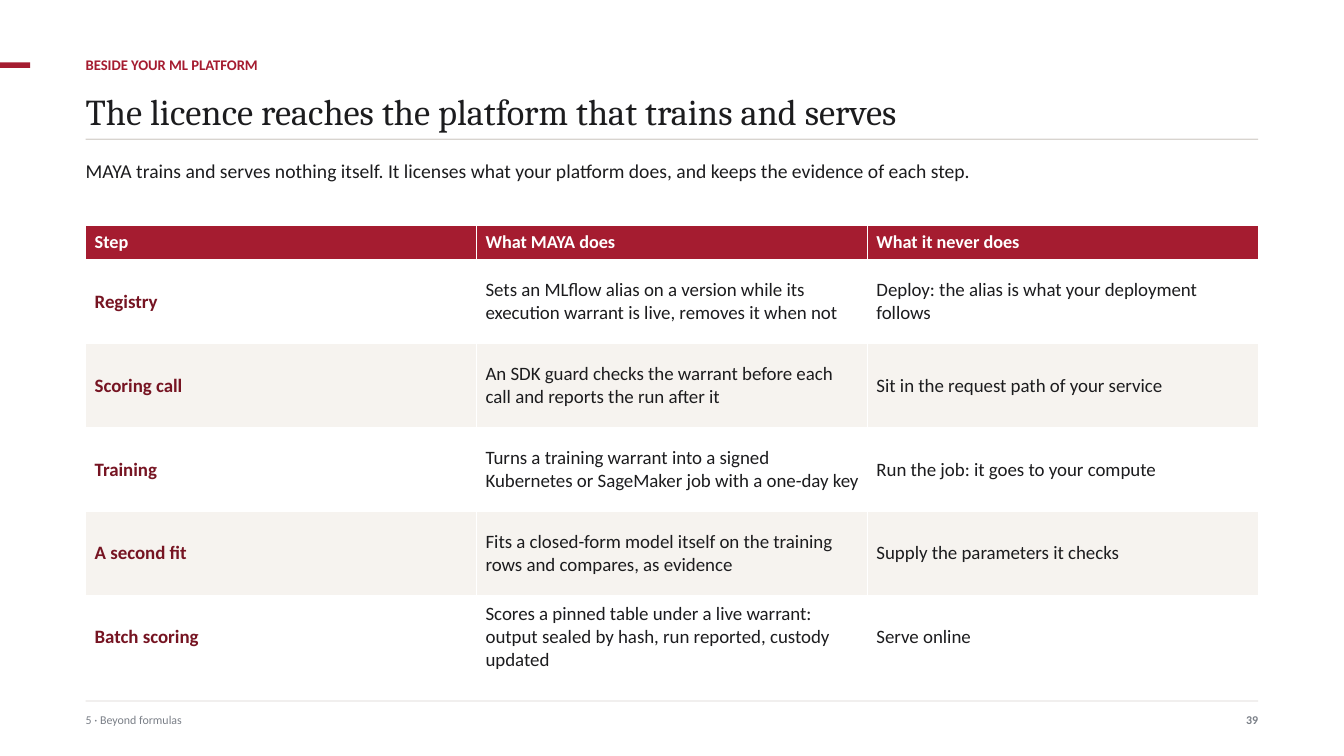
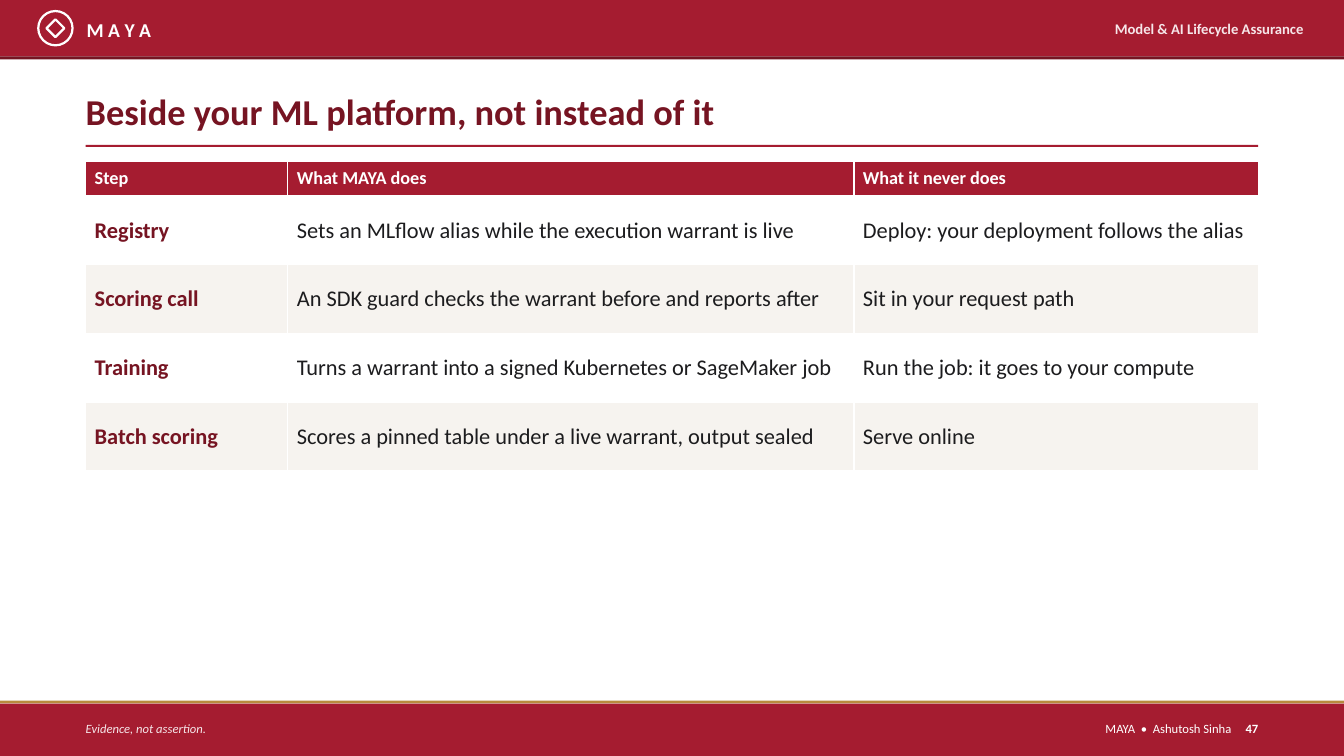
Before and after one commit to ajsinha/maya, a slide deck: slide 47 of docs/publications/MAYA-Model-Management-Formalism-and-System-Design.pptx (slide 39 before the commit). Drawn at 1344x756 pixels with LibreOffice and Linux fonts; fonts in the diff are those of the drawing. Boxes give left, top, right and bottom in pixels: in the first picture for what was removed or moved away, otherwise in the second. Text is boxed around its words. In the diff, an @@ line names an element or a change of style, - is before the commit and + after.

Commit message:
The deck retold as a briefing: TL;DR, ten principles, supervisors' words, architecture, a model's journey, then eight parts with screenshots, worked studies and a graded comparison, in MAYA's crimson; landing page numbers counted from the code

```diff
--- a/docs/publications/MAYA-Model-Management-Formalism-and-System-Design.pptx
+++ b/docs/publications/MAYA-Model-Management-Formalism-and-System-Design.pptx
@@ rectangle added at (x1=0, y1=0, x2=1344, y2=56), fill #A51C30 @@
@@ ellipse added at (x1=38, y1=11, x2=73, y2=45), outline #FFFFFF 1.6 pt @@
@@ diamond added at (x1=46, y1=19, x2=65, y2=37), outline #FFFFFF 1.6 pt @@
@@ text added at (x1=87, y1=24, x2=151, y2=37), 14 pt, text #FFFFFF, bold @@
+M A Y A
@@ text added at (x1=1115, y1=23, x2=1304, y2=37), 10.5 pt, text #F6E6E9, bold @@
+Model & AI Lifecycle Assurance
@@ rectangle added at (x1=0, y1=56, x2=1344, y2=59), fill #761422 @@
@@ rectangle removed at (x1=0, y1=63, x2=30, y2=69) @@
@@ text at (x1=86, y1=99, x2=715, y2=131): text changed; size 10.5 to 26 pt; text colour #A51C30 to #761422 @@
-BESIDE YOUR ML PLATFORM
+Beside your ML platform, not instead of it
@@ text removed at (x1=86, y1=99, x2=896, y2=133) @@
-The licence reaches the platform that trains and serves
@@ rectangle moved from (x1=86, y1=139, x2=1258, y2=140) to (x1=86, y1=145, x2=1258, y2=147) @@
@@ rectangle at (x1=86, y1=145, x2=1258, y2=147): fill #D8D4CF to #A51C30 @@
@@ table at (x1=86, y1=161, x2=1259, y2=472) @@
-row 2: Registry | Sets an MLflow alias on a version while its execution warrant is live, removes it when not | Deploy: the alias is what your deployment follows
-row 3: Scoring call | An SDK guard checks the warrant before each call and reports the run after it | Sit in the request path of your service
-row 4: Training | Turns a training warrant into a signed Kubernetes or SageMaker job with a one-day key | Run the job: it goes to your compute
-row 5: A second fit | Fits a closed-form model itself on the training rows and compares, as evidence | Supply the parameters it checks
-row 6: Batch scoring | Scores a pinned table under a live warrant: output sealed by hash, run reported, custody updated | Serve online
+row 2: Registry | Sets an MLflow alias while the execution warrant is live | Deploy: your deployment follows the alias
+row 3: Scoring call | An SDK guard checks the warrant before and reports after | Sit in your request path
+row 4: Training | Turns a warrant into a signed Kubernetes or SageMaker job | Run the job: it goes to your compute
+row 5: Batch scoring | Scores a pinned table under a live warrant, output sealed | Serve online
@@ table resized from (x1=86, y1=225, x2=1259, y2=680) to (x1=86, y1=161, x2=1259, y2=472) @@
@@ text removed at (x1=86, y1=164, x2=970, y2=182) @@
-MAYA trains and serves nothing itself. It licenses what your platform does, and keeps the evidence of each step.
@@ rectangle resized from (x1=86, y1=701, x2=1258, y2=702) to (x1=0, y1=701, x2=1344, y2=704) @@
@@ rectangle at (x1=0, y1=701, x2=1344, y2=704): fill #D8D4CF to #B88B3D @@
@@ rectangle added at (x1=0, y1=704, x2=1344, y2=756), fill #A51C30 @@
@@ text removed at (x1=86, y1=716, x2=182, y2=726) @@
-5 · Beyond formulas
@@ text removed at (x1=1246, y1=716, x2=1258, y2=724) @@
-39
@@ text added at (x1=86, y1=724, x2=206, y2=734), 9 pt, text #F6E6E9, italic @@
+Evidence, not assertion.
@@ text added at (x1=1105, y1=724, x2=1259, y2=733), 9 pt, text #FFFFFF @@
+MAYA • Ashutosh Sinha 47
```
Also in this commit, not shown: 30 other slides changed, 38 slides added, 41 slides removed, 19 other files.
